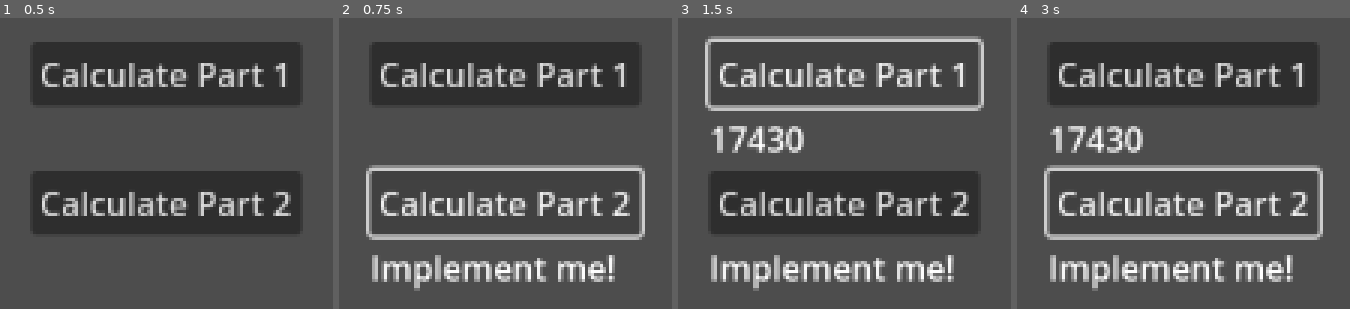
Above: before the commit, frames 1-4 (left to right).
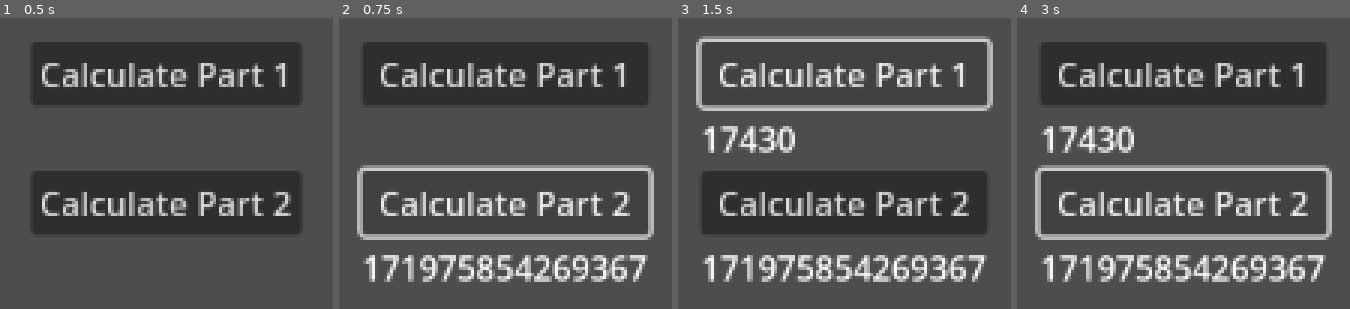
Above: after the commit, the same moments.

Repository: ehj37/Advent-of-Code-2025
Game: Godot game, scene res://day3/day3.tscn
Two runs of this game, one before a commit and one after it. Both use one fixed random seed, a clock stepped at 60 frames per second and the inputs below.
Inputs:
- Up to frame 1 (0.5 s): no input
- Up to frame 2 (0.75 s): click "Calculate Part 2" at 0.5 s
- Up to frame 3 (1.5 s): click "Calculate Part 1" at 1.25 s
- Up to frame 4 (3 s): click "Calculate Part 1" at 2 s; click "Calculate Part 2" at 2.75 s

Frame 1 is identical in both runs. In frame 2, 8.2% of the frame differs, in the area x 5-95%, y 8-94%; in frame 3, 10%; in frame 4, 10%.

Commit message:
Day 3 part 2

Diff:
--- a/advent-of-code-2025/day3/day3.gd
+++ b/advent-of-code-2025/day3/day3.gd
@@ -23,7 +23,6 @@
 	var file = FileAccess.open("res://day3/input.txt", FileAccess.READ)
 	while !file.eof_reached():
 		var line = file.get_line()
-		print(line)
 		if line.is_empty():
 			continue
 
@@ -54,7 +53,24 @@
 
 
 func part_two() -> String:
-	return "Implement me!"
+	_parse_input()
+
+	var joltage_sum: int = 0
+	for bank in _banks:
+		var remaining_bank_options = bank.batteries.duplicate()
+		var chosen_joltages: Array[int] = []
+		for i in range(12):
+			var options = remaining_bank_options.slice(0, remaining_bank_options.size() - (11 - i))
+			var chosen_joltage = options.max()
+			chosen_joltages.append(chosen_joltage)
+
+			var chosen_joltage_i = remaining_bank_options.find(chosen_joltage)
+			remaining_bank_options = remaining_bank_options.slice(chosen_joltage_i + 1)
+
+		var chosen_joltage_str = chosen_joltages.reduce(func(acc, i): return acc + str(i), "")
+		joltage_sum += int(chosen_joltage_str)
+
+	return str(joltage_sum)
 
 
 func _on_button_part_1_pressed():
